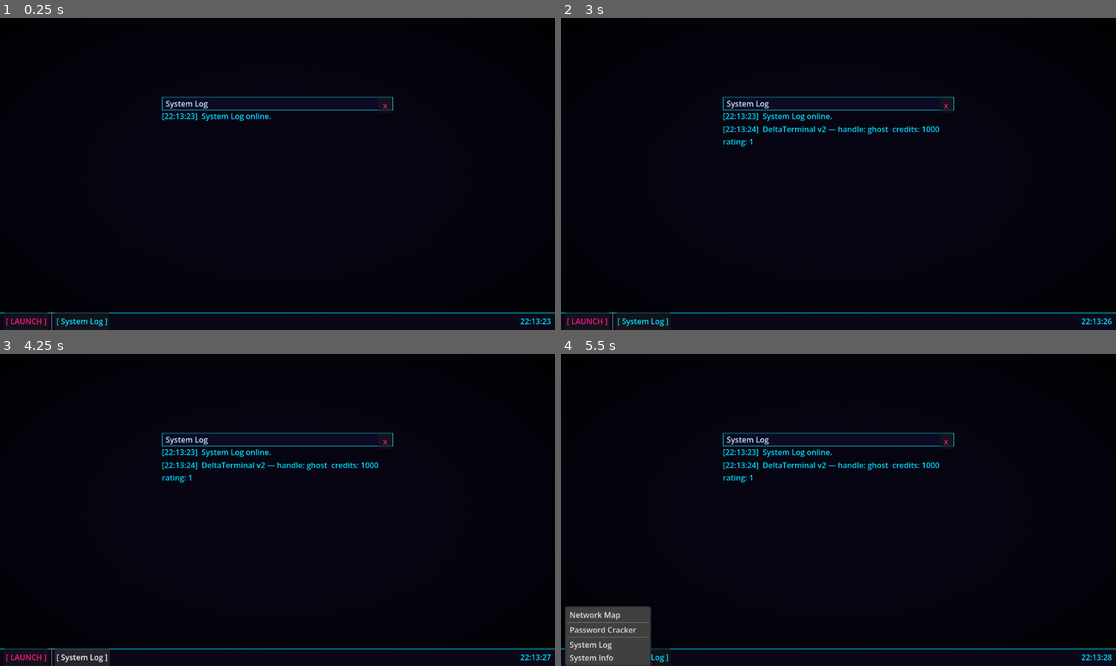
Above: before the commit, frames 1-4 (two rows, left to right).
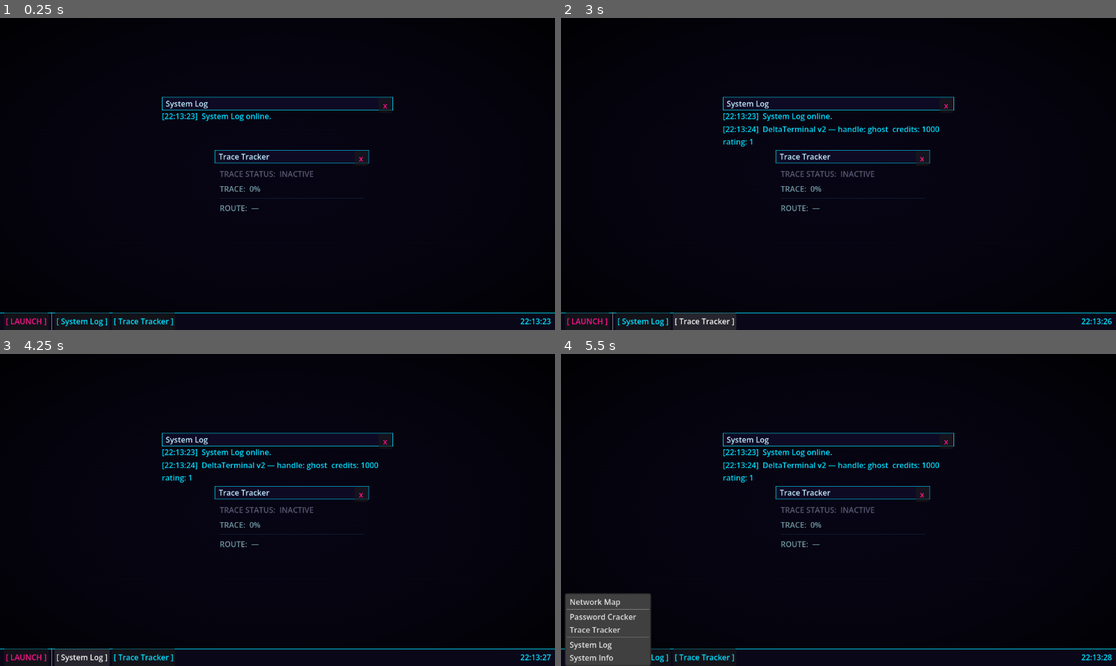
Above: after the commit, the same moments.

Repository: Sub-Xaero/Delta-Terminal-v2
Game: Godot game, scene res://scenes/desktop/desktop.tscn
The game is run twice, just before and just after one commit, with the same random seed, the same clock (stepped at 60 frames per second) and the same inputs.
Inputs (mouse positions are in pixels of both pictures, inside the frame that each line leads up to):
- Up to frame 1 (0.25 s): no input
- Up to frame 2 (3 s): click "[ LAUNCH ]" at 0.5 s; click "[ LAUNCH ]" at 1.25 s; click "[ System Log ]" at 2 s; click (705, 320) at 2.75 s, where only the run after the commit has a clickable "[ Trace Tracker ]"
- Up to frame 3 (4.25 s): click "[ System Log ]" at 3.5 s
- Up to frame 4 (5.5 s): click (705, 656) at 4.25 s, where only the run after the commit has a clickable "[ Trace Tracker ]"; click "[ LAUNCH ]" at 5 s

The runs differ from the first frame. In frame 1, 0.8% of the frame differs, in the area x 20-67%, y 42-99%; in frame 2, 1.3%; in frame 3, 0.8%; in frame 4, 1.8%, in the area x 0-67%, y 42-99%.

Commit message:
Extract Trace Tracker as a separate tool (#6)
TraceTracker is now its own tool window — subscribes to trace_started,
trace_progress, trace_completed, network_disconnected, and
bounce_chain_updated. Displays the shifting colour progress bar
(cyan → amber → hot pink) and active bounce chain route. Auto-spawns
on desktop load alongside System Log; also in the context menu.

PasswordCracker stripped of all trace UI: removed trace_bar, trace_pct,
_trace_fill, _trace_colour, and the trace_progress signal connection.
It still calls NetworkSim.start_trace() and reacts to trace_completed
for its own state machine, but renders nothing trace-related.

Diff:
--- a/scenes/desktop/desktop.gd
+++ b/scenes/desktop/desktop.gd
@@ -3,9 +3,10 @@
 ## Root desktop scene — the in-game OS shell.
 ## Hosts the WindowManager, Taskbar, and right-click context menu.
 
-const SystemLogScene      := preload("res://scenes/tools/system_log.tscn")
-const NetworkMapScene     := preload("res://scenes/tools/network_map.tscn")
+const SystemLogScene       := preload("res://scenes/tools/system_log.tscn")
+const NetworkMapScene      := preload("res://scenes/tools/network_map.tscn")
 const PasswordCrackerScene := preload("res://scenes/tools/password_cracker.tscn")
+const TraceTrackerScene    := preload("res://scenes/tools/trace_tracker.tscn")
 
 @onready var window_manager: WindowManager = $WindowLayer
 @onready var context_menu: PopupMenu = $ContextMenu
@@ -16,6 +17,7 @@
 	_setup_context_menu()
 	EventBus.context_menu_requested.connect(_show_context_menu)
 	window_manager.spawn_tool_window(SystemLogScene, "System Log")
+	window_manager.spawn_tool_window(TraceTrackerScene, "Trace Tracker")
 
 
 func _setup_context_menu() -> void:
@@ -24,9 +26,10 @@
 	context_menu.add_item("Network Map", 0)
 	context_menu.add_separator()
 	context_menu.add_item("Password Cracker", 1)
+	context_menu.add_item("Trace Tracker", 2)
 	context_menu.add_separator()
-	context_menu.add_item("System Log", 2)
-	context_menu.add_item("System Info", 3)
+	context_menu.add_item("System Log", 3)
+	context_menu.add_item("System Info", 4)
 	context_menu.id_pressed.connect(_on_context_menu_id_pressed)
 
 
@@ -49,8 +52,10 @@
 		1:
 			window_manager.spawn_tool_window(PasswordCrackerScene, "Password Cracker")
 		2:
+			window_manager.spawn_tool_window(TraceTrackerScene, "Trace Tracker")
+		3:
 			window_manager.spawn_tool_window(SystemLogScene, "System Log")
-		3:
+		4:
 			var handle: String = GameManager.player_data.get("handle", "ghost")
 			EventBus.log_message.emit(
 				"DeltaTerminal v2 — handle: %s  credits: %d  rating: %d" % [
--- a/scenes/tools/password_cracker.gd
+++ b/scenes/tools/password_cracker.gd
@@ -1,7 +1,8 @@
 class_name PasswordCracker
 extends ToolWindow
-## Password cracker tool. Runs a timed crack against the connected node while
-## the trace closes in. Crack faster than the trace to gain access.
+## Password cracker tool. Owns crack progress only — trace display is handled
+## by the Trace Tracker tool. Starts a trace via NetworkSim when cracking begins
+## and reacts to trace_completed to detect failure.
 
 enum State { IDLE, READY, CRACKING, SUCCESS, FAILED }
 
@@ -14,8 +15,6 @@
 @onready var char_grid:    RichTextLabel = $ContentArea/Margin/VBox/GridPanel/GridMargin/CharGrid
 @onready var crack_pct:    Label         = $ContentArea/Margin/VBox/CrackPct
 @onready var crack_bar:    ProgressBar   = $ContentArea/Margin/VBox/CrackBar
-@onready var trace_pct:    Label         = $ContentArea/Margin/VBox/TracePct
-@onready var trace_bar:    ProgressBar   = $ContentArea/Margin/VBox/TraceBar
 @onready var action_btn:   Button        = $ContentArea/Margin/VBox/ActionBtn
 
 # ── State ──────────────────────────────────────────────────────────────────────
@@ -23,14 +22,12 @@
 var _crack_progress: float = 0.0
 var _crack_duration: float = 0.0
 var _crack_elapsed:  float = 0.0
-var _trace_fill:     StyleBoxFlat        # kept by reference so we can mutate its colour
 
 
 func _ready() -> void:
 	super._ready()
 	EventBus.network_connected.connect(_on_network_connected)
 	EventBus.network_disconnected.connect(_on_network_disconnected)
-	EventBus.trace_progress.connect(_on_trace_progress)
 	EventBus.trace_completed.connect(_on_trace_completed)
 	action_btn.pressed.connect(_on_action_pressed)
 	_setup_theme()
@@ -73,7 +70,7 @@
 
 func _on_action_pressed() -> void:
 	match _state:
-		State.READY:   _start_crack()
+		State.READY:    _start_crack()
 		State.CRACKING: _abort_crack()
 
 
@@ -116,29 +113,16 @@
 	_crack_progress = 0.0
 	_crack_elapsed  = 0.0
 	crack_bar.value = 0.0
-	trace_bar.value = 0.0
 	_update_ui()
 
 
 func _on_network_disconnected() -> void:
-	if _state == State.CRACKING:
-		NetworkSim.disconnect_from_node()  # stop trace
 	_state          = State.IDLE
 	_crack_progress = 0.0
 	_crack_elapsed  = 0.0
 	crack_bar.value = 0.0
-	trace_bar.value = 0.0
 	crack_pct.text  = "CRACK:  0%"
-	trace_pct.text  = "TRACE:  0%"
 	_update_ui()
-
-
-func _on_trace_progress(p: float) -> void:
-	if _state != State.CRACKING:
-		return
-	trace_bar.value    = p * 100.0
-	trace_pct.text     = "TRACE:  %d%%" % roundi(p * 100.0)
-	_trace_fill.bg_color = _trace_colour(p)
 
 
 func _on_trace_completed() -> void:
@@ -193,13 +177,6 @@
 	crack_bg.bg_color = Color(0.04, 0.12, 0.18)
 	crack_bar.add_theme_stylebox_override("background", crack_bg)
 
-	_trace_fill = StyleBoxFlat.new()
-	_trace_fill.bg_color = Color(0.0, 0.88, 1.0)
-	trace_bar.add_theme_stylebox_override("fill", _trace_fill)
-	var trace_bg := StyleBoxFlat.new()
-	trace_bg.bg_color = Color(0.04, 0.12, 0.18)
-	trace_bar.add_theme_stylebox_override("background", trace_bg)
-
 	var panel_style := StyleBoxFlat.new()
 	panel_style.bg_color = Color(0.02, 0.06, 0.08)
 	panel_style.border_color = Color(0.0, 0.88, 1.0)
@@ -208,19 +185,8 @@
 		"panel", panel_style
 	)
 
-	for lbl: Label in [crack_pct, trace_pct]:
-		lbl.add_theme_color_override("font_color", Color(0.45, 0.6, 0.65))
+	crack_pct.add_theme_color_override("font_color", Color(0.45, 0.6, 0.65))
 	action_btn.add_theme_color_override("font_color", Color(0.0, 0.88, 1.0))
-
-
-func _trace_colour(progress: float) -> Color:
-	if progress < 0.5:
-		return Color(0.0, 0.88, 1.0)
-	if progress < 0.8:
-		var t: float = (progress - 0.5) / 0.3
-		return Color(0.0, 0.88, 1.0).lerp(Color(1.0, 0.75, 0.0), t)
-	var t: float = (progress - 0.8) / 0.2
-	return Color(1.0, 0.75, 0.0).lerp(Color(1.0, 0.08, 0.55), t)
 
 
 func _crack_time(security: int) -> float:
--- a/scenes/tools/password_cracker.tscn
+++ b/scenes/tools/password_cracker.tscn
@@ -4,7 +4,7 @@
 [ext_resource type="Script" path="res://scenes/tools/password_cracker.gd" id="2_pc"]
 
 [node name="PasswordCracker" instance=ExtResource("1_tw")]
-custom_minimum_size = Vector2(380, 400)
+custom_minimum_size = Vector2(380, 320)
 script = ExtResource("2_pc")
 
 [node name="Margin" type="MarginContainer" parent="ContentArea"]
@@ -48,15 +48,6 @@
 show_percentage = false
 value = 0
 
-[node name="Sep2" type="HSeparator" parent="ContentArea/Margin/VBox"]
-
-[node name="TracePct" type="Label" parent="ContentArea/Margin/VBox"]
-text = "TRACE:  0%"
-
-[node name="TraceBar" type="ProgressBar" parent="ContentArea/Margin/VBox"]
-show_percentage = false
-value = 0
-
 [node name="Spacer" type="Control" parent="ContentArea/Margin/VBox"]
 custom_minimum_size = Vector2(0, 4)
 size_flags_vertical = 3
--- /dev/null
+++ b/scenes/tools/trace_tracker.gd
@@ -0,0 +1,95 @@
+class_name TraceTracker
+extends ToolWindow
+## Passive trace monitor. Displays the active trace progress and bounce chain.
+## Any tool that starts a trace (password cracker, firewall bypasser, etc.)
+## feeds it automatically via EventBus — this tool owns no game logic.
+
+enum State { INACTIVE, ACTIVE, COMPLETE }
+
+@onready var status_label: Label       = $ContentArea/Margin/VBox/StatusLabel
+@onready var trace_pct:    Label       = $ContentArea/Margin/VBox/TracePct
+@onready var trace_bar:    ProgressBar = $ContentArea/Margin/VBox/TraceBar
+@onready var chain_label:  Label       = $ContentArea/Margin/VBox/ChainLabel
+
+var _state:      State        = State.INACTIVE
+var _trace_fill: StyleBoxFlat
+
+
+func _ready() -> void:
+	super._ready()
+	EventBus.trace_started.connect(_on_trace_started)
+	EventBus.trace_progress.connect(_on_trace_progress)
+	EventBus.trace_completed.connect(_on_trace_completed)
+	EventBus.network_disconnected.connect(_on_network_disconnected)
+	EventBus.bounce_chain_updated.connect(_on_bounce_chain_updated)
+	_setup_theme()
+	_update_ui()
+
+
+func _on_trace_started(_duration: float) -> void:
+	_state = State.ACTIVE
+	trace_bar.value = 0.0
+	trace_pct.text  = "TRACE:  0%"
+	_trace_fill.bg_color = Color(0.0, 0.88, 1.0)
+	_update_ui()
+
+
+func _on_trace_progress(p: float) -> void:
+	trace_bar.value      = p * 100.0
+	trace_pct.text       = "TRACE:  %d%%" % roundi(p * 100.0)
+	_trace_fill.bg_color = _trace_colour(p)
+
+
+func _on_trace_completed() -> void:
+	_state = State.COMPLETE
+	trace_bar.value      = 100.0
+	_trace_fill.bg_color = Color(1.0, 0.08, 0.55)
+	_update_ui()
+
+
+func _on_network_disconnected() -> void:
+	_state = State.INACTIVE
+	trace_bar.value      = 0.0
+	trace_pct.text       = "TRACE:  0%"
+	chain_label.text     = "ROUTE:  —"
+	_trace_fill.bg_color = Color(0.0, 0.88, 1.0)
+	_update_ui()
+
+
+func _on_bounce_chain_updated(chain: Array) -> void:
+	chain_label.text = "ROUTE:  —" if chain.is_empty() \
+					else "ROUTE:  " + "  →  ".join(chain)
+
+
+func _update_ui() -> void:
+	match _state:
+		State.INACTIVE:
+			status_label.text = "TRACE STATUS:  INACTIVE"
+			status_label.add_theme_color_override("font_color", Color(0.35, 0.35, 0.45))
+		State.ACTIVE:
+			status_label.text = "TRACE STATUS:  ACTIVE"
+			status_label.add_theme_color_override("font_color", Color(1.0, 0.75, 0.0))
+		State.COMPLETE:
+			status_label.text = "TRACE STATUS:  COMPLETE"
+			status_label.add_theme_color_override("font_color", Color(1.0, 0.08, 0.55))
+
+
+func _trace_colour(progress: float) -> Color:
+	if progress < 0.5:
+		return Color(0.0, 0.88, 1.0)
+	if progress < 0.8:
+		var t: float = (progress - 0.5) / 0.3
+		return Color(0.0, 0.88, 1.0).lerp(Color(1.0, 0.75, 0.0), t)
+	var t: float = (progress - 0.8) / 0.2
+	return Color(1.0, 0.75, 0.0).lerp(Color(1.0, 0.08, 0.55), t)
+
+
+func _setup_theme() -> void:
+	_trace_fill = StyleBoxFlat.new()
+	_trace_fill.bg_color = Color(0.0, 0.88, 1.0)
+	trace_bar.add_theme_stylebox_override("fill", _trace_fill)
+	var bg := StyleBoxFlat.new()
+	bg.bg_color = Color(0.04, 0.12, 0.18)
+	trace_bar.add_theme_stylebox_override("background", bg)
+	for lbl: Label in [status_label, trace_pct, chain_label]:
+		lbl.add_theme_color_override("font_color", Color(0.45, 0.6, 0.65))
--- /dev/null
+++ b/scenes/tools/trace_tracker.tscn
@@ -0,0 +1,35 @@
+[gd_scene load_steps=3 format=3]
+
+[ext_resource type="PackedScene" uid="uid://ctwabcdef01234" path="res://scenes/desktop/tool_window.tscn" id="1_tw"]
+[ext_resource type="Script" path="res://scenes/tools/trace_tracker.gd" id="2_tt"]
+
+[node name="TraceTracker" instance=ExtResource("1_tw")]
+custom_minimum_size = Vector2(320, 160)
+script = ExtResource("2_tt")
+
+[node name="Margin" type="MarginContainer" parent="ContentArea"]
+layout_mode = 1
+anchor_right = 1.0
+anchor_bottom = 1.0
+theme_override_constants/margin_left = 10
+theme_override_constants/margin_top = 10
+theme_override_constants/margin_right = 10
+theme_override_constants/margin_bottom = 10
+
+[node name="VBox" type="VBoxContainer" parent="ContentArea/Margin"]
+layout_mode = 2
+theme_override_constants/separation = 8
+
+[node name="StatusLabel" type="Label" parent="ContentArea/Margin/VBox"]
+text = "TRACE STATUS:  INACTIVE"
+
+[node name="TracePct" type="Label" parent="ContentArea/Margin/VBox"]
+text = "TRACE:  0%"
+
+[node name="TraceBar" type="ProgressBar" parent="ContentArea/Margin/VBox"]
+show_percentage = false
+value = 0
+
+[node name="ChainLabel" type="Label" parent="ContentArea/Margin/VBox"]
+text = "ROUTE:  —"
+autowrap_mode = 2
